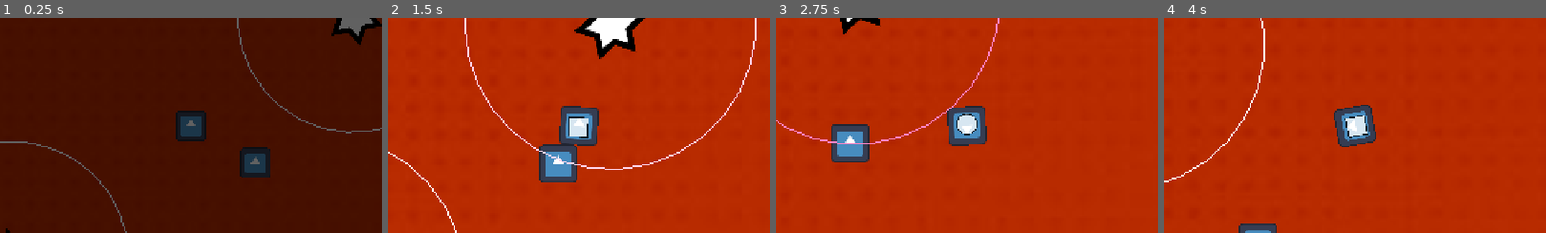
Above: before the commit, frames 1-4 (left to right).
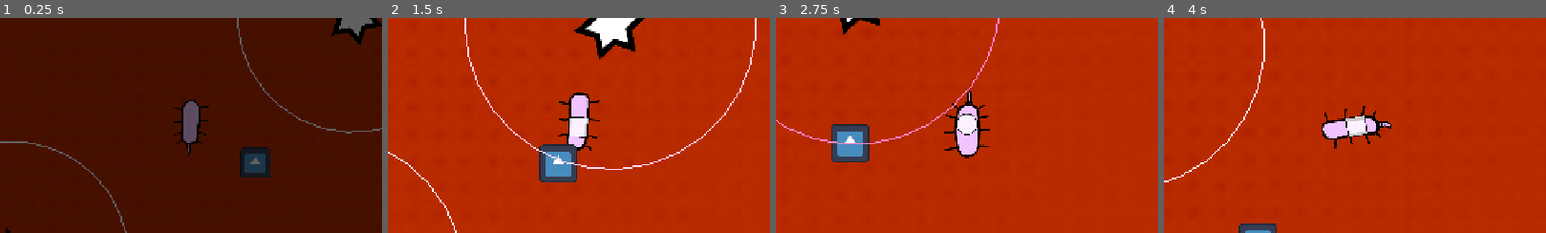
Above: after the commit, the same moments.

Repository: MarkusSecundus/GlobalJam_2026
Game: Godot game, scene res://maps/test_map.tscn
The game is run twice, just before and just after one commit, with the same random seed, the same clock (stepped at 60 frames per second) and the same inputs. The engine's default icon, where the game draws it, is replaced by a stand-in: a white triangle on a blue panel in a dark square. Sound files missing from this copy of the repository are replaced by a short silence.
Inputs:
- Up to frame 1 (0.25 s): no input
- Up to frame 2 (1.5 s): hold D (Right) 0.53-1.28 s; tap 1 (Mask1) at 0.6 s; hold S (Down) from 1.28 s (still down); tap 2 (Mask2) at 1.35 s
- Up to frame 3 (2.75 s): release S (Down) at 2.03 s; hold D (Right) from 2.03 s (still down); tap 3 (Mask3) at 2.1 s
- Up to frame 4 (4 s): release D (Right) at 2.78 s; hold W (Up) 2.78-3.53 s; tap 1 (Mask1) at 2.85 s; hold A (Left) from 3.53 s (still down); tap 2 (Mask2) at 3.6 s
The pictures show only the part of the screen within x 25-75%, y 25-75%; the shares and areas given below are measured in that part.

The runs differ from the first frame. In frame 1, 1.4% of the frame differs, in the area x 45-55%, y 38-65%; in frame 2, 2.1%; in frame 3, 2.2%; in frame 4, 2.3%, in the area x 41-60%, y 40-61%.

Commit message:
please jesus make this work

Diff:
--- a/prefabs/player.tscn
+++ b/prefabs/player.tscn
@@ -1,8 +1,9 @@
 [gd_scene format=3 uid="uid://c3xj4b6hkd2v5"]
 
 [ext_resource type="Script" uid="uid://5qbc2p42wl6n" path="res://scripts/player/player.gd" id="1_4dohe"]
-[ext_resource type="Texture2D" uid="uid://b260c3nadfxfo" path="res://icon.svg" id="2_r66lb"]
+[ext_resource type="Texture2D" uid="uid://bi37p31nptrp" path="res://textures/hero_idle.png" id="2_g2jcq"]
 [ext_resource type="Texture2D" uid="uid://crxtiydnmxxng" path="res://textures/temp_tri.png" id="3_r66lb"]
+[ext_resource type="Texture2D" uid="uid://bh5qbxgo7irvm" path="res://textures/hero_moving.png" id="3_u51tk"]
 [ext_resource type="Texture2D" uid="uid://cfjuiuf6v6hjy" path="res://textures/temp_square.png" id="4_ht1c8"]
 [ext_resource type="Texture2D" uid="uid://g14asynakv05" path="res://textures/temp_circle.png" id="5_g2jcq"]
 
@@ -43,6 +44,173 @@
 &"player_hit_screenshake": SubResource("Animation_r66lb")
 }
 
+[sub_resource type="AtlasTexture" id="AtlasTexture_kbsxf"]
+atlas = ExtResource("2_g2jcq")
+region = Rect2(0, 0, 256, 256)
+
+[sub_resource type="AtlasTexture" id="AtlasTexture_rgeog"]
+atlas = ExtResource("2_g2jcq")
+region = Rect2(256, 0, 256, 256)
+
+[sub_resource type="AtlasTexture" id="AtlasTexture_opo22"]
+atlas = ExtResource("2_g2jcq")
+region = Rect2(512, 0, 256, 256)
+
+[sub_resource type="AtlasTexture" id="AtlasTexture_8rb0w"]
+atlas = ExtResource("2_g2jcq")
+region = Rect2(768, 0, 256, 256)
+
+[sub_resource type="AtlasTexture" id="AtlasTexture_sd3sa"]
+atlas = ExtResource("2_g2jcq")
+region = Rect2(0, 256, 256, 256)
+
+[sub_resource type="AtlasTexture" id="AtlasTexture_m2qjg"]
+atlas = ExtResource("2_g2jcq")
+region = Rect2(256, 256, 256, 256)
+
+[sub_resource type="AtlasTexture" id="AtlasTexture_llb5v"]
+atlas = ExtResource("2_g2jcq")
+region = Rect2(512, 256, 256, 256)
+
+[sub_resource type="AtlasTexture" id="AtlasTexture_x0bak"]
+atlas = ExtResource("2_g2jcq")
+region = Rect2(768, 256, 256, 256)
+
+[sub_resource type="AtlasTexture" id="AtlasTexture_lulei"]
+atlas = ExtResource("3_u51tk")
+region = Rect2(0, 0, 256, 256)
+
+[sub_resource type="AtlasTexture" id="AtlasTexture_edtk3"]
+atlas = ExtResource("3_u51tk")
+region = Rect2(256, 0, 256, 256)
+
+[sub_resource type="AtlasTexture" id="AtlasTexture_q2wkl"]
+atlas = ExtResource("3_u51tk")
+region = Rect2(512, 0, 256, 256)
+
+[sub_resource type="AtlasTexture" id="AtlasTexture_f2e50"]
+atlas = ExtResource("3_u51tk")
+region = Rect2(768, 0, 256, 256)
+
+[sub_resource type="AtlasTexture" id="AtlasTexture_22xyk"]
+atlas = ExtResource("3_u51tk")
+region = Rect2(0, 256, 256, 256)
+
+[sub_resource type="AtlasTexture" id="AtlasTexture_r3tw4"]
+atlas = ExtResource("3_u51tk")
+region = Rect2(256, 256, 256, 256)
+
+[sub_resource type="AtlasTexture" id="AtlasTexture_nmymu"]
+atlas = ExtResource("3_u51tk")
+region = Rect2(512, 256, 256, 256)
+
+[sub_resource type="AtlasTexture" id="AtlasTexture_gf0v6"]
+atlas = ExtResource("3_u51tk")
+region = Rect2(768, 256, 256, 256)
+
+[sub_resource type="AtlasTexture" id="AtlasTexture_cv2ms"]
+atlas = ExtResource("3_u51tk")
+region = Rect2(0, 512, 256, 256)
+
+[sub_resource type="AtlasTexture" id="AtlasTexture_g56qp"]
+atlas = ExtResource("3_u51tk")
+region = Rect2(256, 512, 256, 256)
+
+[sub_resource type="AtlasTexture" id="AtlasTexture_axxvs"]
+atlas = ExtResource("3_u51tk")
+region = Rect2(512, 512, 256, 256)
+
+[sub_resource type="AtlasTexture" id="AtlasTexture_ay5dx"]
+atlas = ExtResource("3_u51tk")
+region = Rect2(768, 512, 256, 256)
+
+[sub_resource type="AtlasTexture" id="AtlasTexture_5loxu"]
+atlas = ExtResource("3_u51tk")
+region = Rect2(0, 768, 256, 256)
+
+[sub_resource type="AtlasTexture" id="AtlasTexture_sh7kr"]
+atlas = ExtResource("3_u51tk")
+region = Rect2(256, 768, 256, 256)
+
+[sub_resource type="SpriteFrames" id="SpriteFrames_8jxos"]
+animations = [{
+"frames": [{
+"duration": 0.5,
+"texture": SubResource("AtlasTexture_kbsxf")
+}, {
+"duration": 0.5,
+"texture": SubResource("AtlasTexture_rgeog")
+}, {
+"duration": 0.5,
+"texture": SubResource("AtlasTexture_opo22")
+}, {
+"duration": 0.5,
+"texture": SubResource("AtlasTexture_8rb0w")
+}, {
+"duration": 0.5,
+"texture": SubResource("AtlasTexture_sd3sa")
+}, {
+"duration": 0.5,
+"texture": SubResource("AtlasTexture_m2qjg")
+}, {
+"duration": 0.5,
+"texture": SubResource("AtlasTexture_llb5v")
+}, {
+"duration": 0.5,
+"texture": SubResource("AtlasTexture_x0bak")
+}],
+"loop": true,
+"name": &"idle",
+"speed": 5.0
+}, {
+"frames": [{
+"duration": 0.4,
+"texture": SubResource("AtlasTexture_lulei")
+}, {
+"duration": 0.4,
+"texture": SubResource("AtlasTexture_edtk3")
+}, {
+"duration": 0.4,
+"texture": SubResource("AtlasTexture_q2wkl")
+}, {
+"duration": 0.4,
+"texture": SubResource("AtlasTexture_f2e50")
+}, {
+"duration": 0.4,
+"texture": SubResource("AtlasTexture_22xyk")
+}, {
+"duration": 0.4,
+"texture": SubResource("AtlasTexture_r3tw4")
+}, {
+"duration": 0.4,
+"texture": SubResource("AtlasTexture_nmymu")
+}, {
+"duration": 0.4,
+"texture": SubResource("AtlasTexture_gf0v6")
+}, {
+"duration": 0.4,
+"texture": SubResource("AtlasTexture_cv2ms")
+}, {
+"duration": 0.4,
+"texture": SubResource("AtlasTexture_g56qp")
+}, {
+"duration": 0.4,
+"texture": SubResource("AtlasTexture_axxvs")
+}, {
+"duration": 0.4,
+"texture": SubResource("AtlasTexture_ay5dx")
+}, {
+"duration": 0.4,
+"texture": SubResource("AtlasTexture_5loxu")
+}, {
+"duration": 0.4,
+"texture": SubResource("AtlasTexture_sh7kr")
+}],
+"loop": true,
+"name": &"move",
+"speed": 5.0
+}]
+
 [sub_resource type="RectangleShape2D" id="RectangleShape2D_pwco0"]
 size = Vector2(126, 127)
 
@@ -56,8 +224,10 @@
 [node name="AnimationPlayer" type="AnimationPlayer" parent="Camera2D" unique_id=1505488040]
 libraries/ = SubResource("AnimationLibrary_1txc5")
 
-[node name="Sprite2D" type="Sprite2D" parent="." unique_id=1948012792]
-texture = ExtResource("2_r66lb")
+[node name="AnimatedSprite2D" type="AnimatedSprite2D" parent="." unique_id=2019281902]
+sprite_frames = SubResource("SpriteFrames_8jxos")
+animation = &"move"
+frame_progress = 0.4244755
 
 [node name="CollisionShape2D" type="CollisionShape2D" parent="." unique_id=760649630]
 position = Vector2(1, 0.5)
--- a/scripts/player/player.gd
+++ b/scripts/player/player.gd
@@ -7,9 +7,11 @@
 var zoom_t = 0.0
 var zoom_t_target = 0.0
 
+@onready var _anim = $AnimatedSprite2D
+
 # Called when the node enters the scene tree for the first time.
 func _ready() -> void:
-	pass # Replace with function body.
+	_anim.play("idle")
 
 func _draw():
 	#draw_circle(self.offset, 100.0, Color.RED, false)
Binary file added: textures/enemy.png
Not shown, added: textures/enemy.png.import
Binary file added: textures/hero_idle.png
Not shown, added: textures/hero_idle.png.import
Binary file added: textures/hero_moving.png
Not shown, added: textures/hero_moving.png.import
Binary file added: textures/mask.png
Not shown, added: textures/mask.png.import
Binary file added: textures/mask_change.png
Not shown, added: textures/mask_change.png.import
Binary file added: textures/type_circle.png
Not shown, added: textures/type_circle.png.import
(and 4 more such lines)
